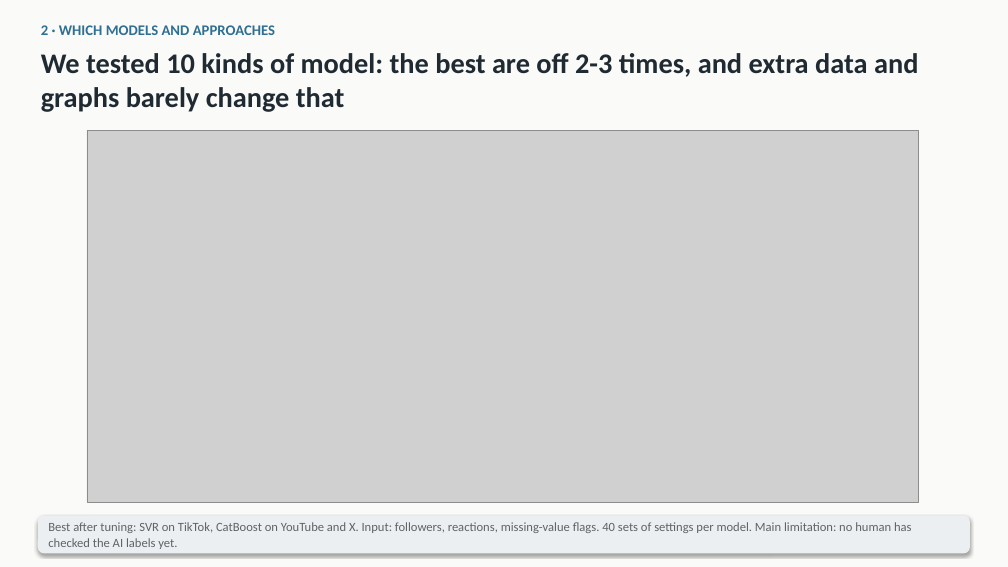
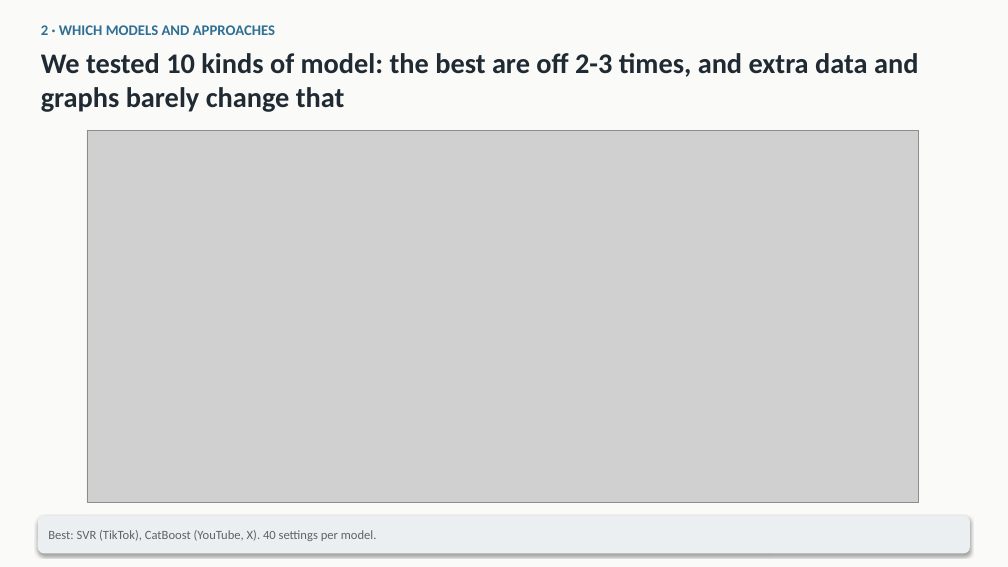
Before and after one commit to mikolaj-olesinski/Digital-Media-Analysis-PWR, a slide deck: slide 2 of pitchdeck/class_en.pptx. Drawn at 1008x567 pixels with LibreOffice and Linux fonts; fonts in the diff are those of the drawing; grey boxes stand for pictures. Boxes give left, top, right and bottom in pixels: in the first picture for what was removed or moved away, otherwise in the second. Text is boxed around its words. In the diff, an @@ line names an element or a change of style, - is before the commit and + after.

```diff
--- a/pitchdeck/class_en.pptx
+++ b/pitchdeck/class_en.pptx
@@ text at box(48, 530, 377, 541): text changed @@
-Best after tuning: SVR on TikTok, CatBoost on YouTube and X. Input: followers, reactions, missing-value flags. 40 sets of settings per model. Main limitation: no human has checked the AI labels yet.
+Best: SVR (TikTok), CatBoost (YouTube, X). 40 settings per model.
```
Also in this commit, not shown: 4 other slides changed, 4 other files.
